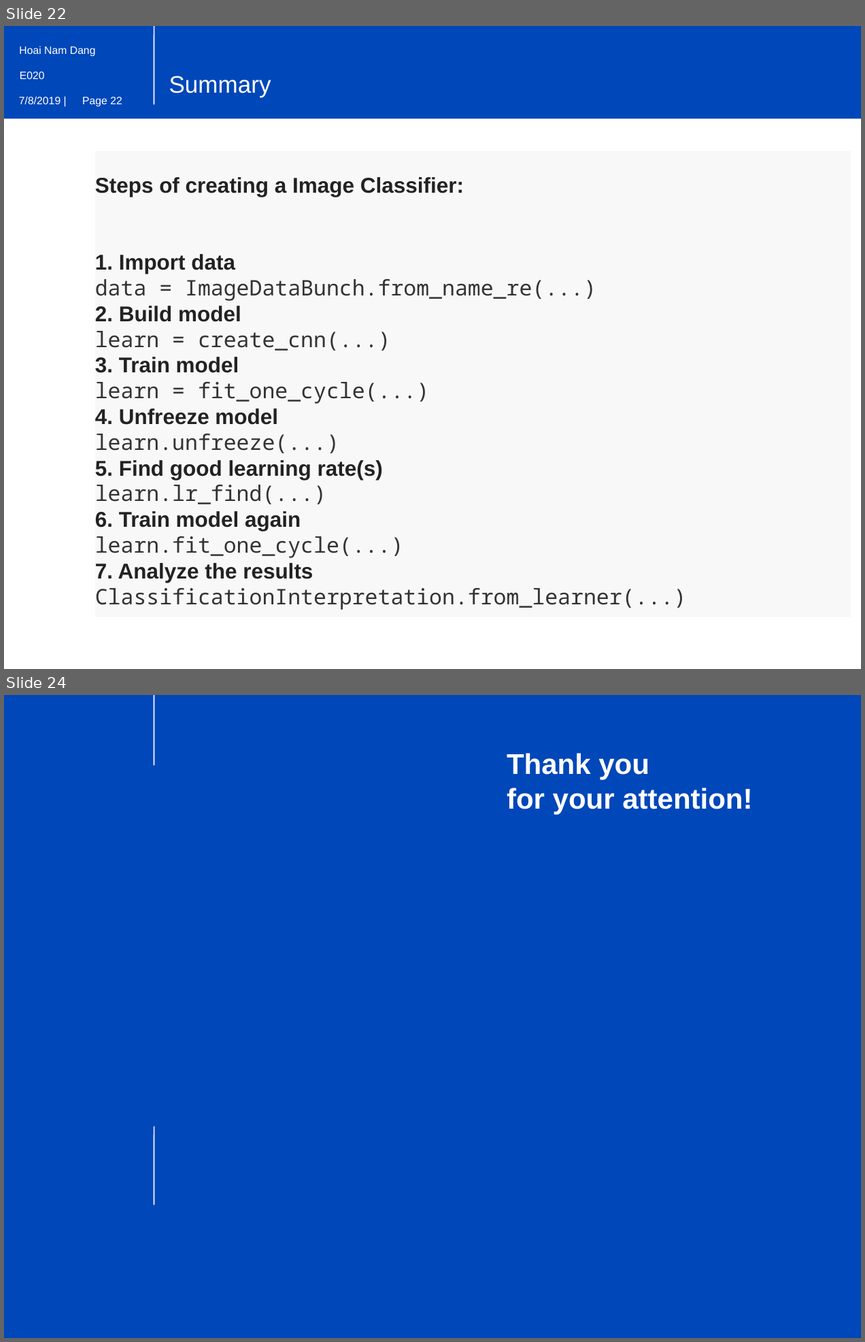
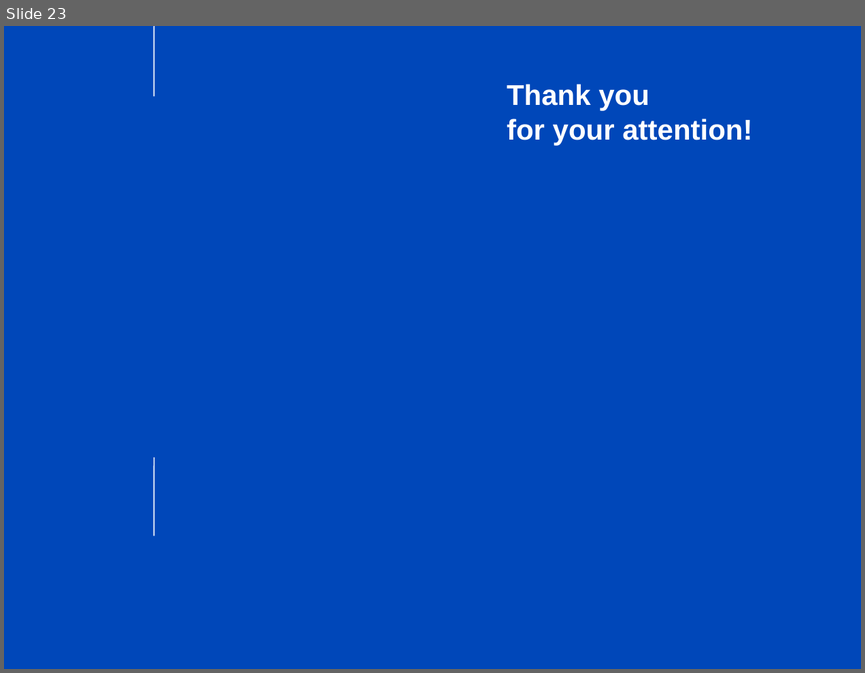
Before and after one commit to Tholtus/DKFZ_Deep_Learning_Workshop, a slide deck: presentation_slides/Präsentation3.pptx. Shown one above the other, each under a label of ours: slides 22 and 24 before the commit, slide 23 after it; the slides between them are not shown. The pictures are 865x1342 and 865x673 pixels, drawn with LibreOffice and Linux fonts; fonts in the diff are those of the drawing; background and template pictures are left out. Boxes give left, top, right and bottom in pixels: in the first picture for what was removed or moved away, otherwise in the second. Text is boxed around its words. In the diff, an @@ line names an element or a change of style, - is before the commit and + after.

```diff
--- a/presentation_slides/Präsentation3.pptx
+++ b/presentation_slides/Präsentation3.pptx
@@ slide 22 removed at <box>4,26,861,669</box>, background #CCDBF1 @@
@@ rectangle removed at <box>4,26,861,123</box> @@
@@ rectangle removed at <box>4,26,861,118</box> @@
@@ text removed at <box>19,46,96,57</box> @@
-Hoai Nam Dang
@@ line removed from (154, 105) to (154, 26) @@
@@ line removed from (154, 105) to (154, 26) @@
@@ text removed at <box>20,72,45,79</box> @@
-E020
@@ text removed at <box>169,76,271,97</box> @@
-Summary
@@ text removed at <box>19,96,60,104</box> @@
-7/8/2019 |
@@ page number removed at <box>82,97,120,107</box> @@
-PAge22
@@ page number removed at <box>82,97,122,107</box> @@
-Page 22
@@ rectangle removed at <box>4,118,861,669</box> @@
@@ rectangle removed at <box>95,151,851,616</box> @@
-Steps of creating a Image Classifier:
-1. Import data
-data = ImageDataBunch.from_name_re(...)
-2. Build model
-learn = create_cnn(...)
-3. Train model
-learn = fit_one_cycle(...)
-4. Unfreeze model
-learn.unfreeze(...)
-5. Find good learning rate(s)
-learn.lr_find(...)
-6. Train model again
-learn.fit_one_cycle(...)
-7. Analyze the results
-ClassificationInterpretation.from_learner(...)
@@ text removed at <box>95,563,113,578</box> @@
-7/8/2019 |
@@ what was slide 24 is now slide 23 @@
```
Also in this commit, not shown: 22 slides changed.
